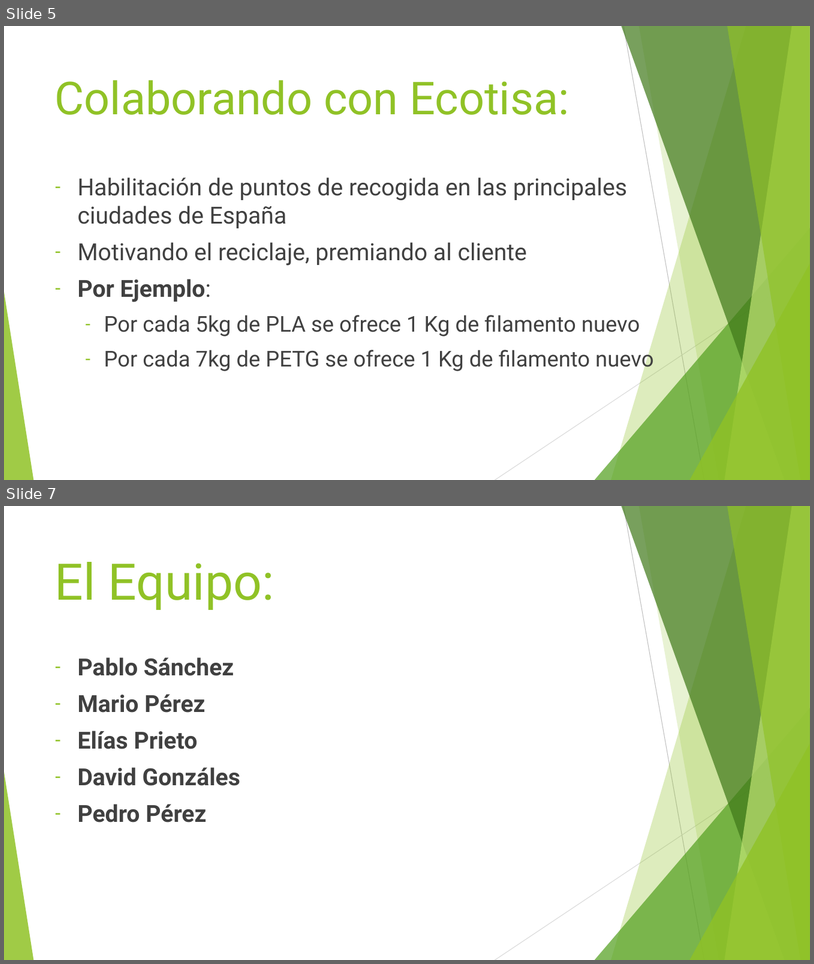
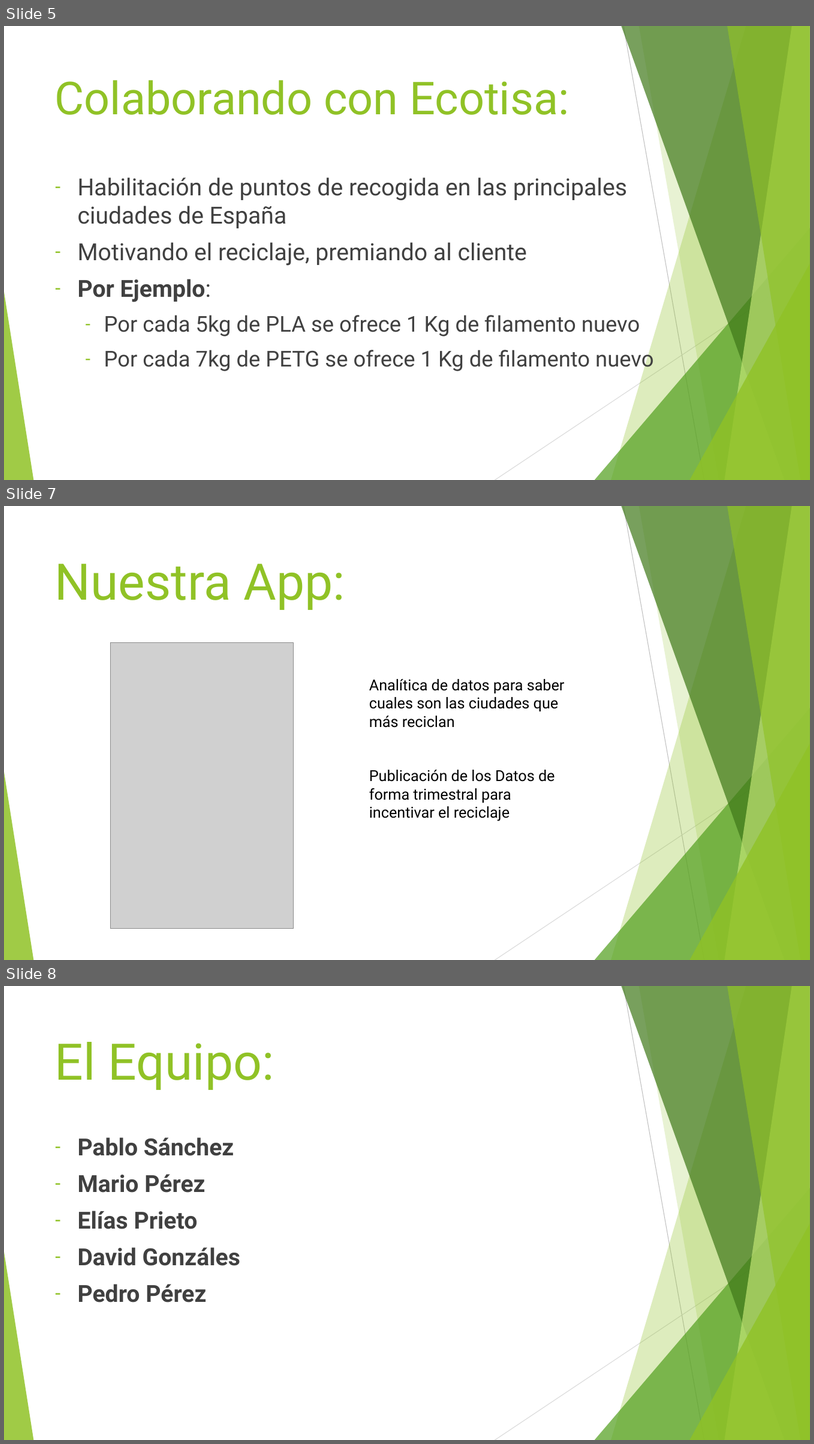
Before and after one commit to Zoroboak/ReWired-Filament, a slide deck: ReWired Filament.pptx. Shown one above the other, each under a label of ours: slides 5 and 7 before the commit, slides 5, 7 and 8 after it; the slides between them are not shown. The pictures are 814x964 and 814x1444 pixels, drawn with LibreOffice and Linux fonts; fonts in the diff are those of the drawing; grey boxes stand for pictures. Boxes give left, top, right and bottom in pixels: in the first picture for what was removed or moved away, otherwise in the second. Text is boxed around its words. In the diff, an @@ line names an element or a change of style, - is before the commit and + after.

Commit message:
New version of pptx

```diff
--- a/ReWired Filament.pptx
+++ b/ReWired Filament.pptx
@@ slide 7 added at box(4, 506, 810, 960), background #FFFFFF; not listed: 10 template elements that a slide beside it also shows @@
@@ title added at box(55, 564, 345, 610), 60 pt, text #90C226 @@
+Nuestra App:
@@ picture added at box(110, 643, 294, 928) @@
@@ text added at box(369, 679, 565, 821), 18 pt, text #000000 @@
+Analítica de datos para saber cuales son las ciudades que más reciclan
+Publicación de los Datos de forma trimestral para incentivar el reciclaje
@@ what was slide 7 is now slide 8 @@
```
Also in this commit, not shown: 1 other slide added, 1 slide removed.
